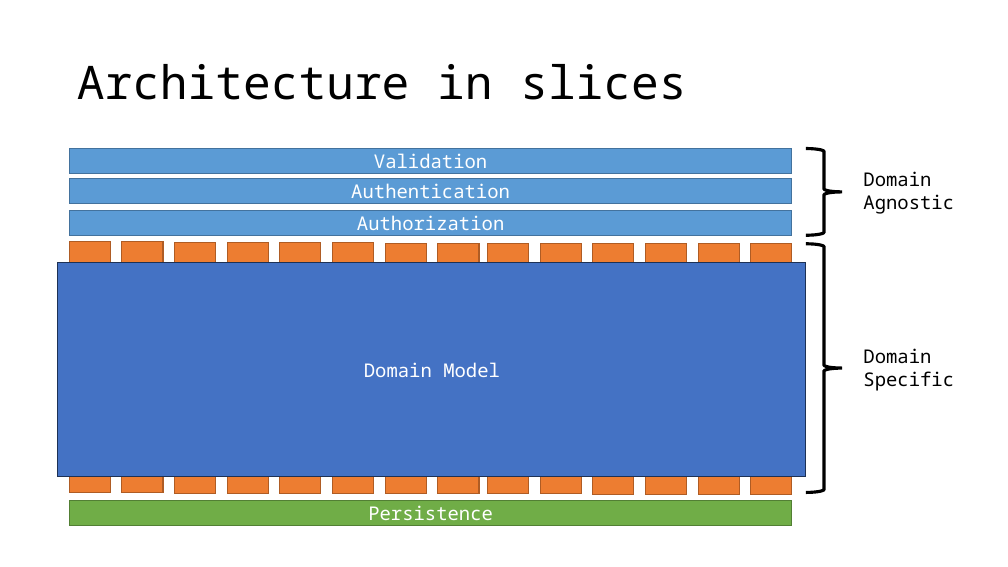
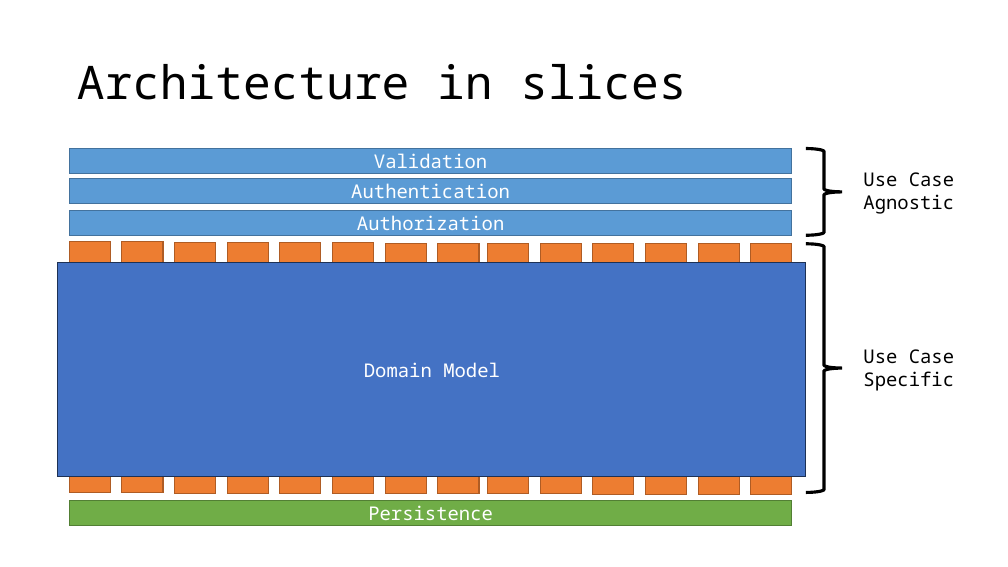
Before and after one commit to jbogard/presentations, a slide deck: slide 12 of DDDWithVSA/DDDWithVSA.pptx (slide 11 before the commit). Drawn at 1008x567 pixels with LibreOffice and Linux fonts; fonts in the diff are those of the drawing. Boxes give left, top, right and bottom in pixels: in the first picture for what was removed or moved away, otherwise in the second. Text is boxed around its words. In the diff, an @@ line names an element or a change of style, - is before the commit and + after.

Commit message:
Presentations

```diff
--- a/DDDWithVSA/DDDWithVSA.pptx
+++ b/DDDWithVSA/DDDWithVSA.pptx
@@ text at bbox=[863, 172, 954, 214]: text changed @@
-Domain Agnostic
+Use Case Agnostic
@@ text at bbox=[863, 349, 954, 391]: text changed @@
-Domain Specific
+Use Case Specific
```
Also in this commit, not shown: 3 other slides changed, 2 other files.
